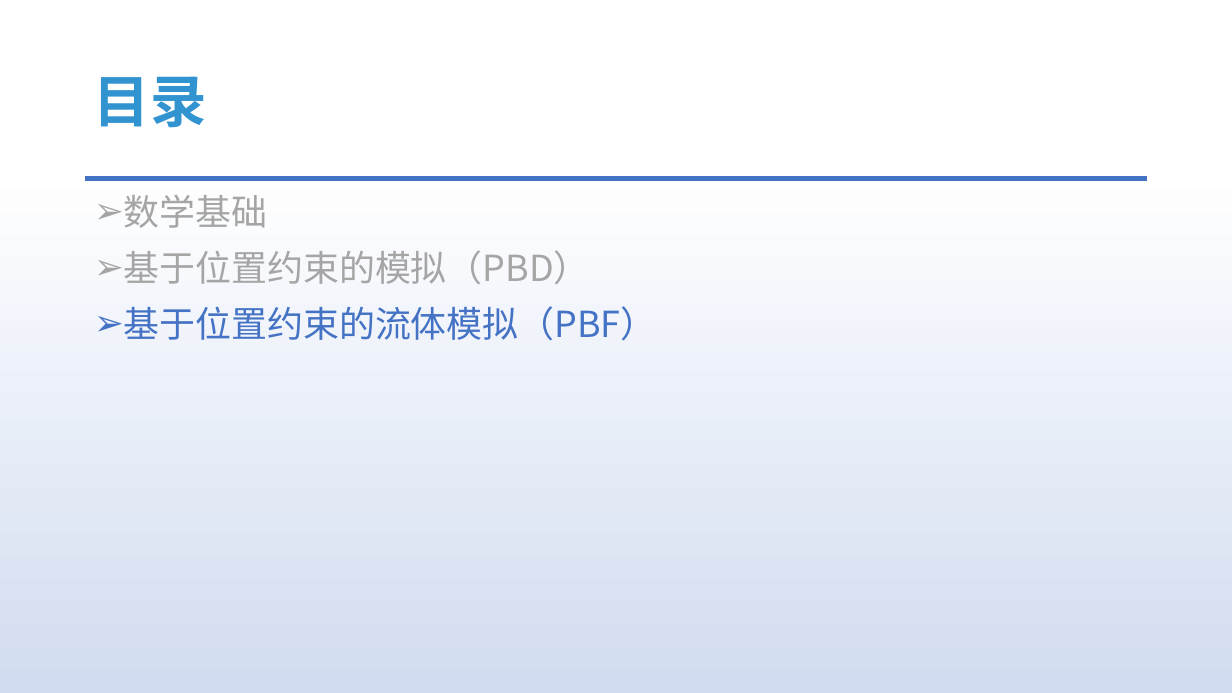
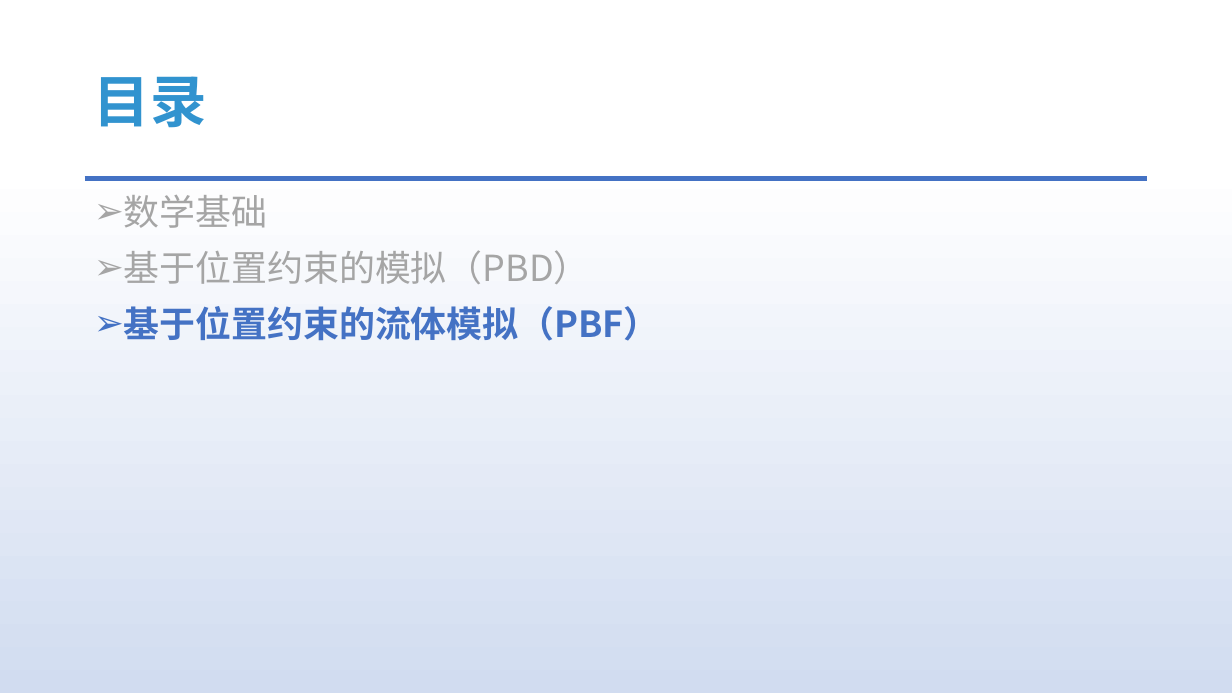
Before and after one commit to answerear/UnityFluid, a slide deck: slide 24 of doc/正式版/基于物理的交互式流体模拟介绍.pptx. Drawn at 1232x693 pixels with LibreOffice and Linux fonts; fonts in the diff are those of the drawing. Boxes give left, top, right and bottom in pixels: in the first picture for what was removed or moved away, otherwise in the second. Text is boxed around its words. In the diff, an @@ line names an element or a change of style, - is before the commit and + after.

Commit message:
修改目录格式

```diff
--- a/doc/正式版/基于物理的交互式流体模拟介绍.pptx
+++ b/doc/正式版/基于物理的交互式流体模拟介绍.pptx
@@ text at box(124, 306, 660, 341): bold on in "基于位置约束的流体模拟（PBF）" @@
```
Also in this commit, not shown: 1 other slide changed.
